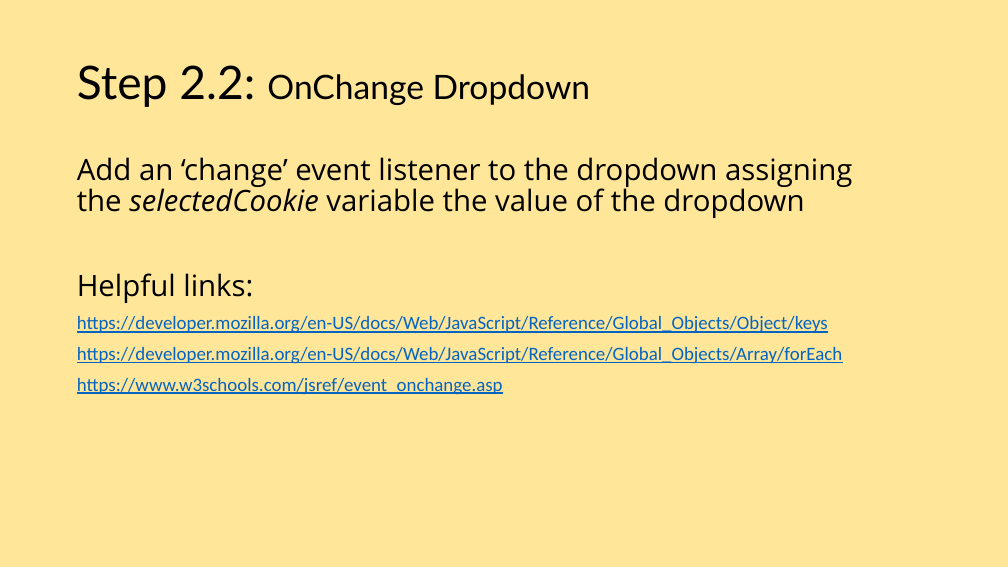
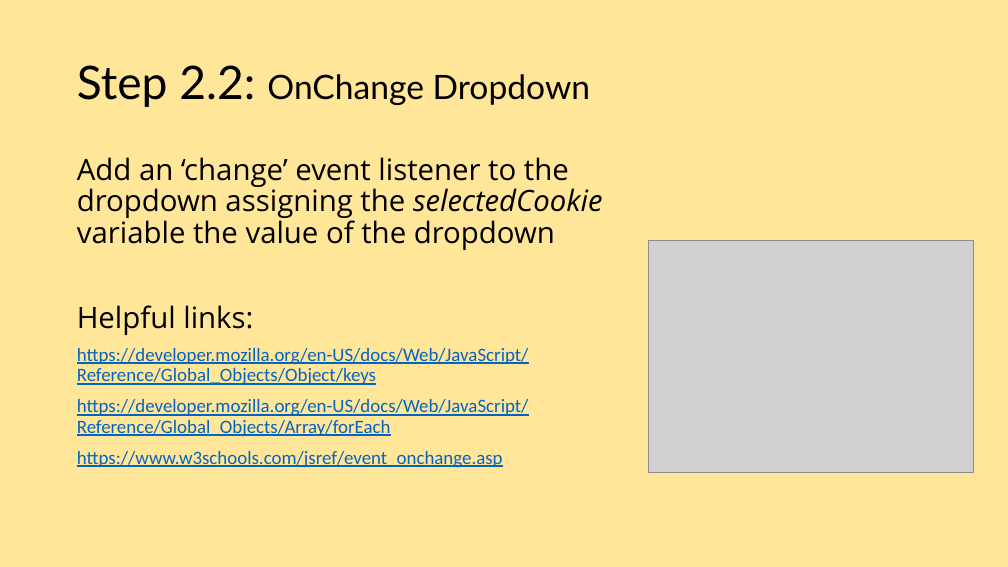
Before and after one commit to etruong/cookie-party, a slide deck: slide 11 of events-coding-session.pptx (slide 8 before the commit). Drawn at 1008x567 pixels with LibreOffice and Linux fonts; fonts in the diff are those of the drawing; grey boxes stand for pictures. Boxes give left, top, right and bottom in pixels: in the first picture for what was removed or moved away, otherwise in the second. Text is boxed around its words. In the diff, an @@ line names an element or a change of style, - is before the commit and + after.

```diff
--- a/events-coding-session.pptx
+++ b/events-coding-session.pptx
@@ text "Add an ‘change’ event listener ..." rewrapped from bbox=[77, 157, 852, 395] to bbox=[77, 157, 602, 468] @@
@@ picture added at bbox=[648, 240, 974, 473] @@
```
Also in this commit, not shown: 6 other slides changed, 5 slides added, 2 slides removed, 1 other file.
